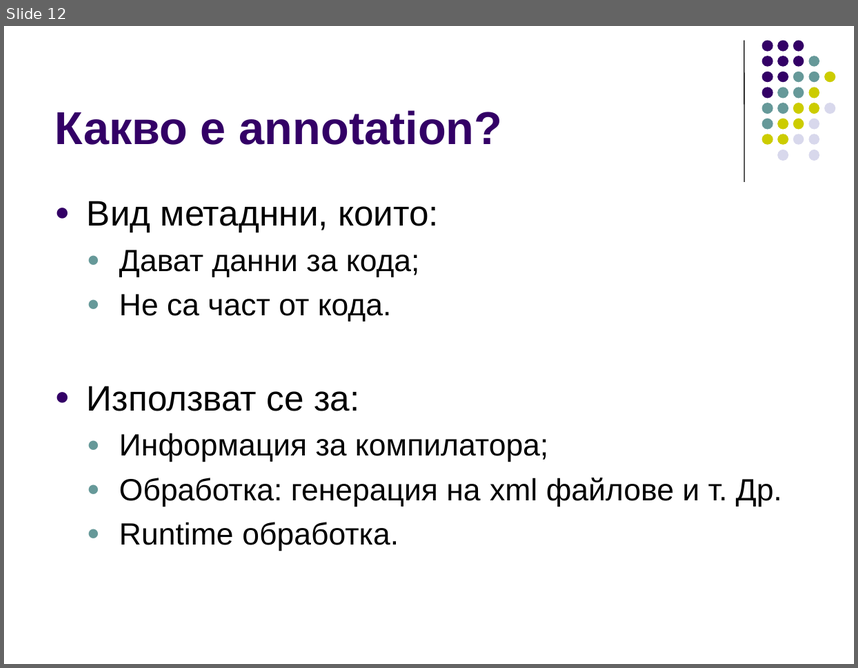
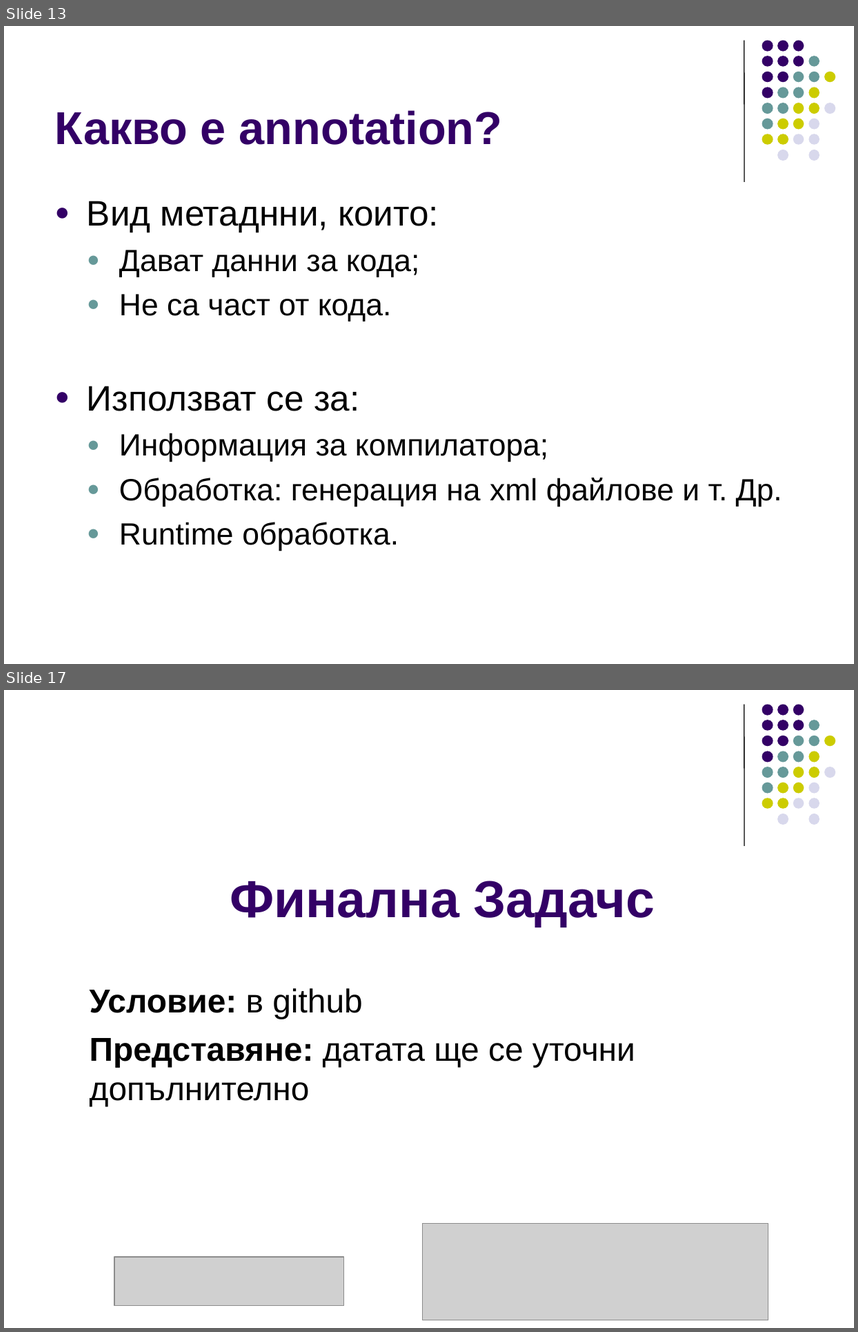
Before and after one commit to ivorusev/startup-factory-java-course, a slide deck: slides/10-Regexp.ppt. Shown one above the other, each under a label of ours: slide 12 before the commit, slides 13 and 17 after it; the slides between them are not shown. The pictures are 858x668 and 858x1332 pixels, drawn with LibreOffice and Linux fonts; fonts in the diff are those of the drawing; grey boxes stand for pictures. Boxes give left, top, right and bottom in pixels: in the first picture for what was removed or moved away, otherwise in the second. Text is boxed around its words. In the diff, an @@ line names an element or a change of style, - is before the commit and + after.

```diff
--- a/slides/10-Regexp.ppt
+++ b/slides/10-Regexp.ppt
@@ slide 17 added at [4, 690, 854, 1328], background #FFFFFF; not listed: 32 template elements that a slide beside it also shows @@
@@ title added at [230, 880, 655, 927], 44 pt, text #330066, bold @@
+Финална Задачс
@@ subtitle added at [90, 988, 635, 1106], 28 pt, text #000000 @@
+Условие: в github
+Представяне: датата ще се уточни допълнително
@@ picture added at [422, 1223, 769, 1320] @@
@@ picture added at [114, 1256, 344, 1305] @@
@@ what was slide 12 is now slide 13 @@
```
Also in this commit, not shown: 2 slides changed, 4 other slides added, 1 slide removed.
